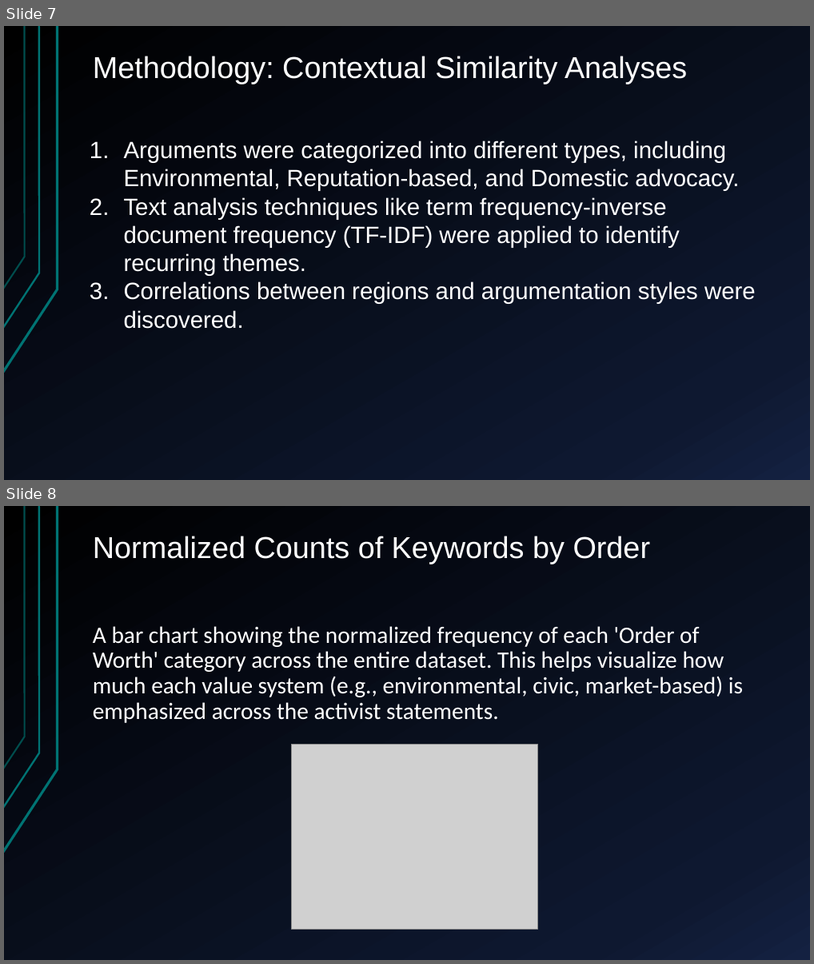
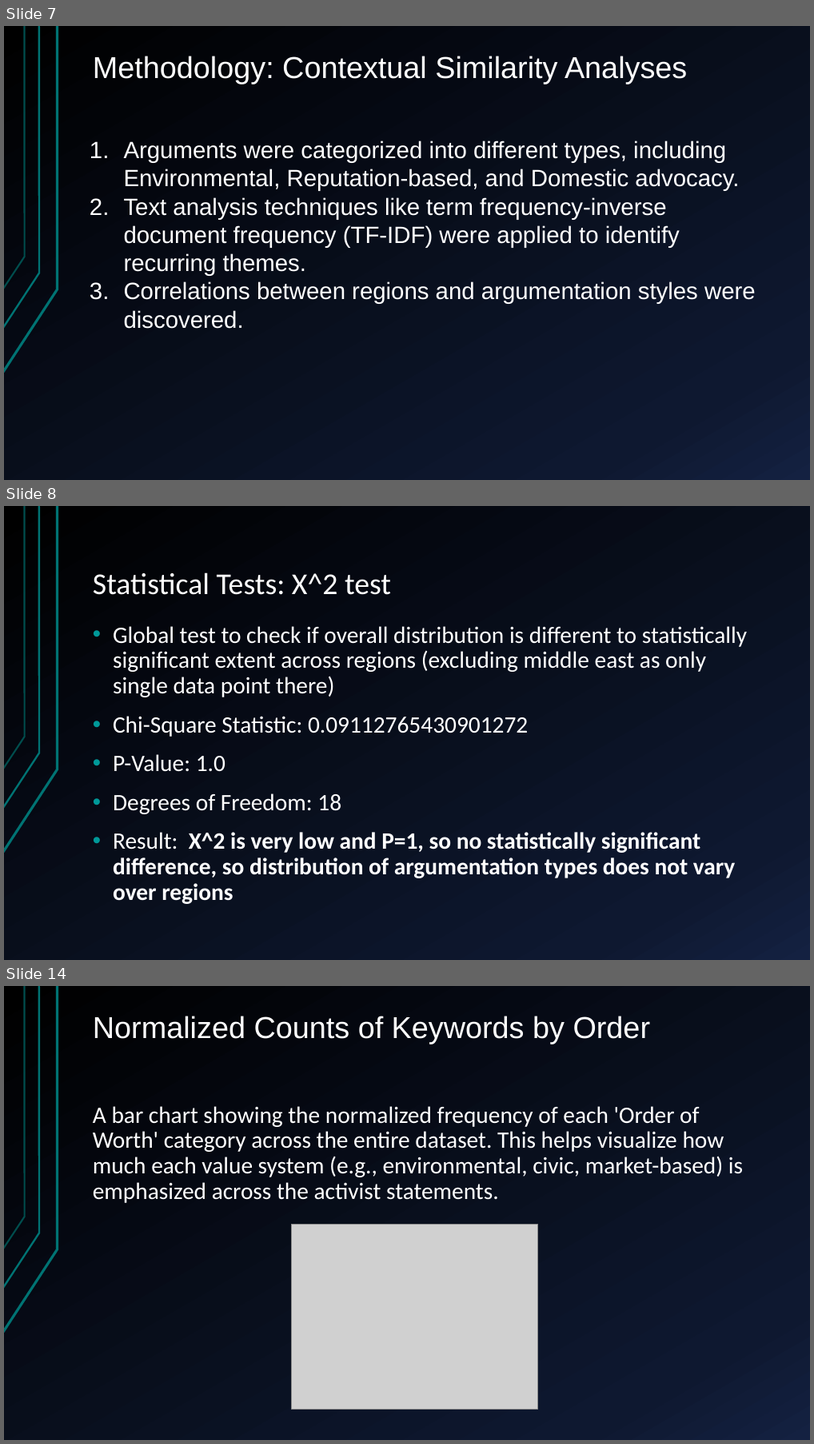
Before and after one commit to shrekapoor99/Springboard, a slide deck: Capstone_Presentation/CapstoneProject Presentation.pptm. Shown one above the other, each under a label of ours: slides 7 and 8 before the commit, slides 7, 8 and 14 after it; the slides between them are not shown. The pictures are 814x964 and 814x1444 pixels, drawn with LibreOffice and Linux fonts; fonts in the diff are those of the drawing; grey boxes stand for pictures. Boxes give left, top, right and bottom in pixels: in the first picture for what was removed or moved away, otherwise in the second. Text is boxed around its words. In the diff, an @@ line names an element or a change of style, - is before the commit and + after.

```diff
--- a/Capstone_Presentation/CapstoneProject Presentation.pptm
+++ b/Capstone_Presentation/CapstoneProject Presentation.pptm
@@ slide 8 added at (4,506,810,960), background gradient #000000 to #0F1931 to #142242; not listed: 3 template elements that a slide beside it also shows @@
@@ title added at (93,572,391,595), 36 pt, text #FFFFFF @@
+Statistical Tests: X^2 test
@@ text added at (113,626,747,904), 28 pt, text #FFFFFF @@
+• Global test to check if overall distribution is different to statistically significant extent across regions (excluding middle east as only single data point there)
+• Chi-Square Statistic: 0.09112765430901272
+• P-Value: 1.0
+• Degrees of Freedom: 18
+• Result: X^2 is very low and P=1, so no statistically significant difference, so distribution of argumentation types does not vary over regions
@@ what was slide 8 is now slide 14 @@
```
Also in this commit, not shown: 2 slides changed, 9 other slides added.
